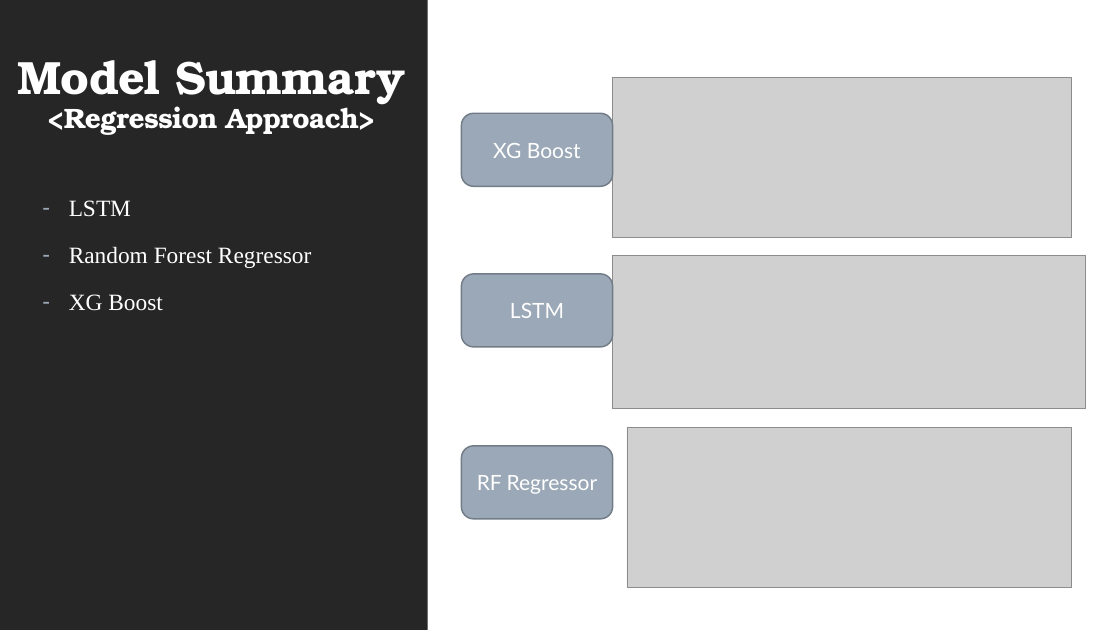
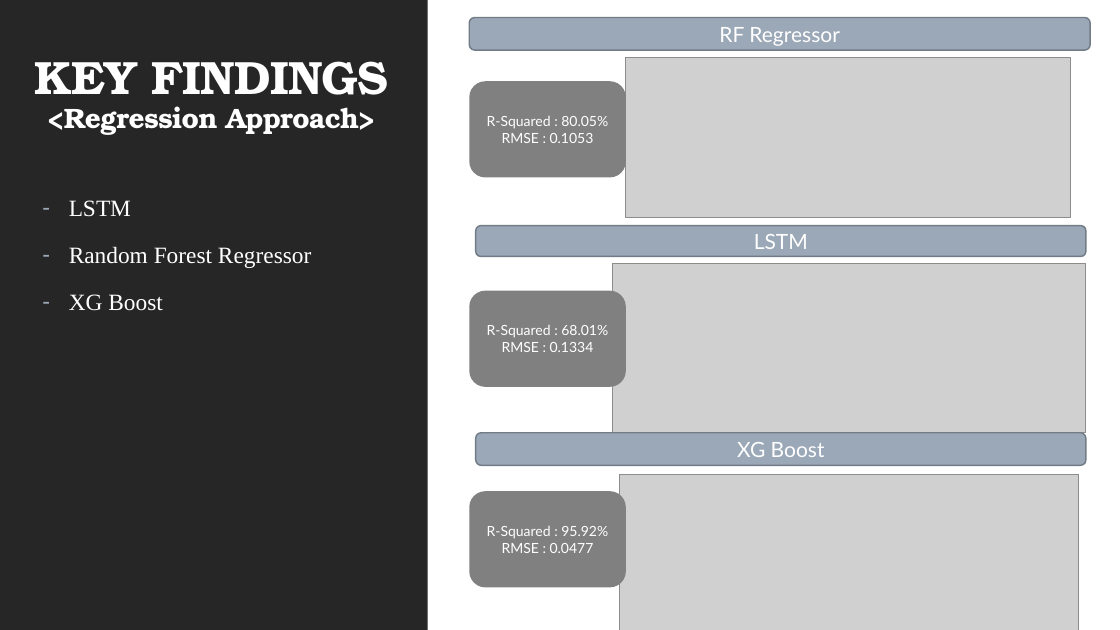
Before and after one commit to you915/Sentiment-Analysis-of-Twitter-Data-for-predicting-Apple-stock-price, a slide deck: slide 6 of Project 2 - Group 4.pptx (slide 4 before the commit). Drawn at 1120x630 pixels with LibreOffice and Linux fonts; fonts in the diff are those of the drawing; grey boxes stand for pictures. Boxes give left, top, right and bottom in pixels: in the first picture for what was removed or moved away, otherwise in the second. Text is boxed around its words. In the diff, an @@ line names an element or a change of style, - is before the commit and + after.

```diff
--- a/Project 2 - Group 4.pptx
+++ b/Project 2 - Group 4.pptx
@@ rounded rectangle "RF Regressor": place and size @@
-rounded rectangle "RF Regressor" at <box>461,446,613,519</box>
+rounded rectangle "RF Regressor" at <box>470,18,1091,50</box>
@@ picture: place and size @@
-picture at <box>627,428,1071,587</box>
+picture at <box>626,57,1070,217</box>
@@ title at <box>35,61,389,135</box>: text changed @@
-Model Summary
-<Regression Approach>
+KEY FINDINGS
+<Regression Approach>
@@ rounded rectangle added at <box>470,82,626,178</box>, fill #808080, 12 pt, text #FFFFFF @@
+R-Squared : 80.05%
+RMSE : 0.1053
@@ rounded rectangle "LSTM": place and size @@
-rounded rectangle "LSTM" at <box>461,274,613,347</box>
+rounded rectangle "LSTM" at <box>476,226,1086,257</box>
@@ picture: place and size @@
-picture at <box>613,255,1086,408</box>
+picture at <box>613,263,1086,433</box>
@@ rounded rectangle added at <box>470,291,626,387</box>, fill #808080, 12 pt, text #FFFFFF @@
+R-Squared : 68.01%
+RMSE : 0.1334
@@ rounded rectangle "XG Boost": place and size @@
-rounded rectangle "XG Boost" at <box>461,113,613,187</box>
+rounded rectangle "XG Boost" at <box>476,433,1086,465</box>
@@ picture: place and size @@
-picture at <box>613,77,1071,237</box>
+picture at <box>620,474,1079,630</box>
@@ rounded rectangle added at <box>470,492,626,588</box>, fill #808080, 12 pt, text #FFFFFF @@
+R-Squared : 95.92%
+RMSE : 0.0477
```
Also in this commit, not shown: 4 other slides changed, 3 slides added, 1 slide removed.
